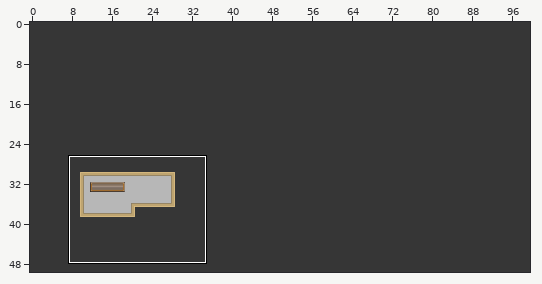
Tiled map, stored at core/assets/level0.tmx. Above: a wide view before the commit, with the close-up outlined.
Close-up. As it was:
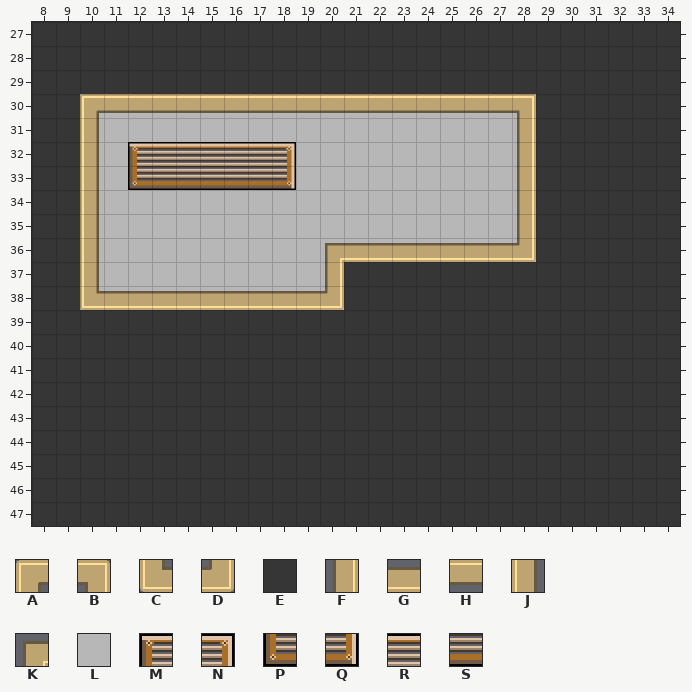
Cells are 32x32 px. Shown: x 8..34, y 27..47.
Key: from "test": A 25, B 26, C 45, D 46, E 160, F 176, G 177, H 196, J 197, K 216, L 347, M 410, N 411, P 430, Q 431, R 446, S 467.
_ is an empty cell.
Layer "BGTiles" before, first column x 8:
27 EEEEEEEEEEEEEEEEEEEEEEEEEEE
28 EEEEEEEEEEEEEEEEEEEEEEEEEEE
29 EEEEEEEEEEEEEEEEEEEEEEEEEEE
30 EELLLLLLLLLLLLLLLLLLLEEEEEE
31 EELLLLLLLLLLLLLLLLLLLEEEEEE
32 EELLMRRRRRNLLLLLLLLLLEEEEEE
33 EELLPSSSSSQLLLLLLLLLLEEEEEE
34 EELLLLLLLLLLLLLLLLLLLEEEEEE
35 EELLLLLLLLLLLLLLLLLLLEEEEEE
36 EELLLLLLLLLLLLLLLLLLLEEEEEE
37 EELLLLLLLLLLLEEEEEEEEEEEEEE
38 EELLLLLLLLLLLEEEEEEEEEEEEEE
39 EEEEEEEEEEEEEEEEEEEEEEEEEEE
40 EEEEEEEEEEEEEEEEEEEEEEEEEEE
41 EEEEEEEEEEEEEEEEEEEEEEEEEEE
42 EEEEEEEEEEEEEEEEEEEEEEEEEEE
43 EEEEEEEEEEEEEEEEEEEEEEEEEEE
44 EEEEEEEEEEEEEEEEEEEEEEEEEEE
45 EEEEEEEEEEEEEEEEEEEEEEEEEEE
46 EEEEEEEEEEEEEEEEEEEEEEEEEEE
47 EEEEEEEEEEEEEEEEEEEEEEEEEEE
Layer "MapTiles" before, first column x 8:
27 ___________________________
28 ___________________________
29 ___________________________
30 __AHHHHHHHHHHHHHHHHHB______
31 __J_________________F______
32 __J_________________F______
33 __J_________________F______
34 __J_________________F______
35 __J_________________F______
36 __J_________KGGGGGGGD______
37 __J_________F______________
38 __CGGGGGGGGGD______________
39 ___________________________
40 ___________________________
41 ___________________________
42 ___________________________
43 ___________________________
44 ___________________________
45 ___________________________
46 ___________________________
47 ___________________________
After the commit:
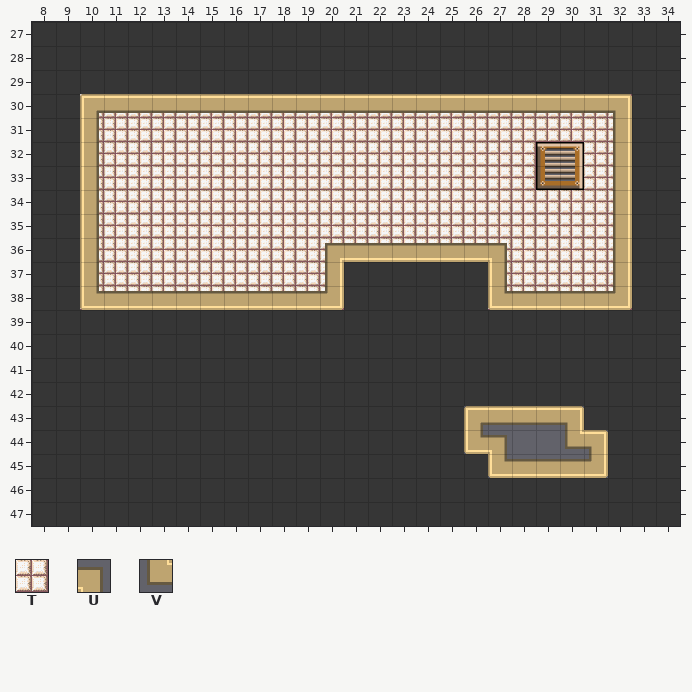
Further tiles: from "test": T 14, U 217, V 236.
Diff:
Layer "BGTiles":
y 30..31: x 10..32 LLLLLLLLLLLLLLLLLLLEEEE -> TTTTTTTTTTTTTTTTTTTTTTT
y 32: x 10..32 LLMRRRRRNLLLLLLLLLLEEEE -> TTTTTTTTTTTTTTTTTTTMNTT
y 33: x 10..32 LLPSSSSSQLLLLLLLLLLEEEE -> TTTTTTTTTTTTTTTTTTTPQTT
y 34..36: x 10..32 LLLLLLLLLLLLLLLLLLLEEEE -> TTTTTTTTTTTTTTTTTTTTTTT
y 37..38: x 10..20 LLLLLLLLLLL -> TTTTTTTTTTT; x 27..32 EEEEEE -> TTTTTT
y 43: x 26..30 EEEEE -> AHHHB
y 44: x 26..31 EEEEEE -> CU__VB
y 45: x 27..31 EEEEE -> CGGGD
Layer "MapTiles":
y 30: x 28..32 B____ -> HHHHB
y 31..35: x 28 F -> _; x 32 _ -> F
y 36: x 27..28 GD -> U_; x 32 _ -> F
y 37: x 27 _ -> J; x 32 _ -> F
y 38: x 27..32 ______ -> CGGGGD
Where, in picture pixels (left, top, right, bottom), the same in both close-ups:
changed: (80, 94, 632, 310)
changed: (464, 406, 608, 478)
